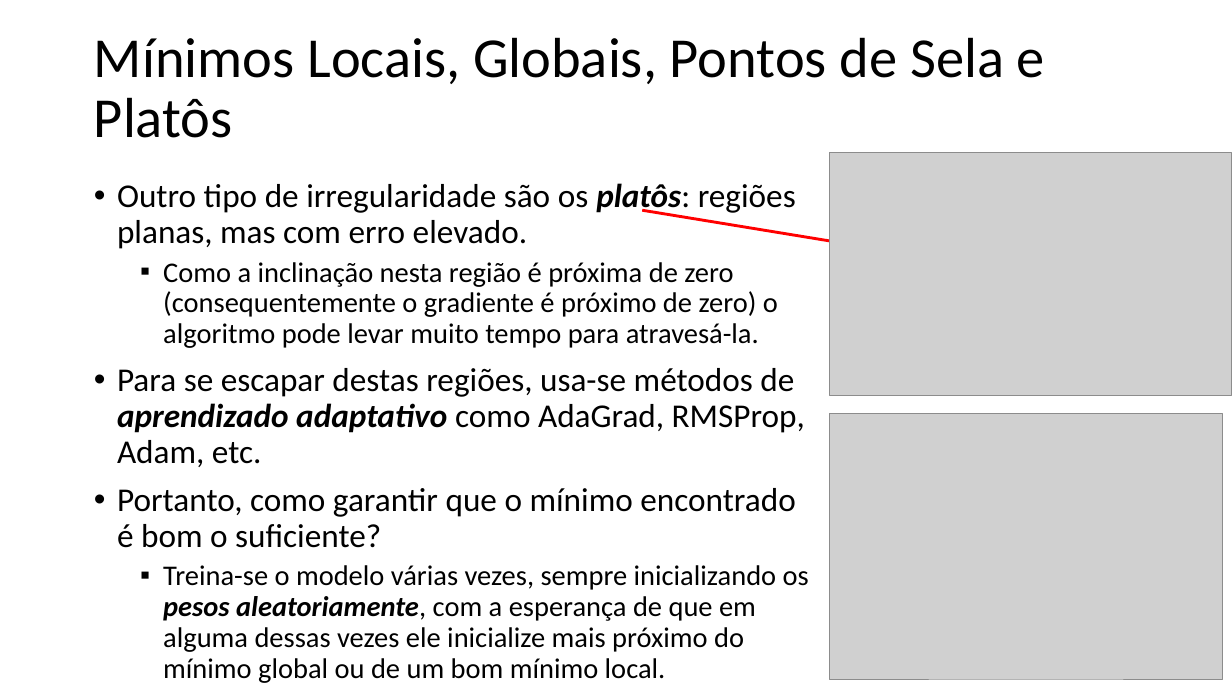
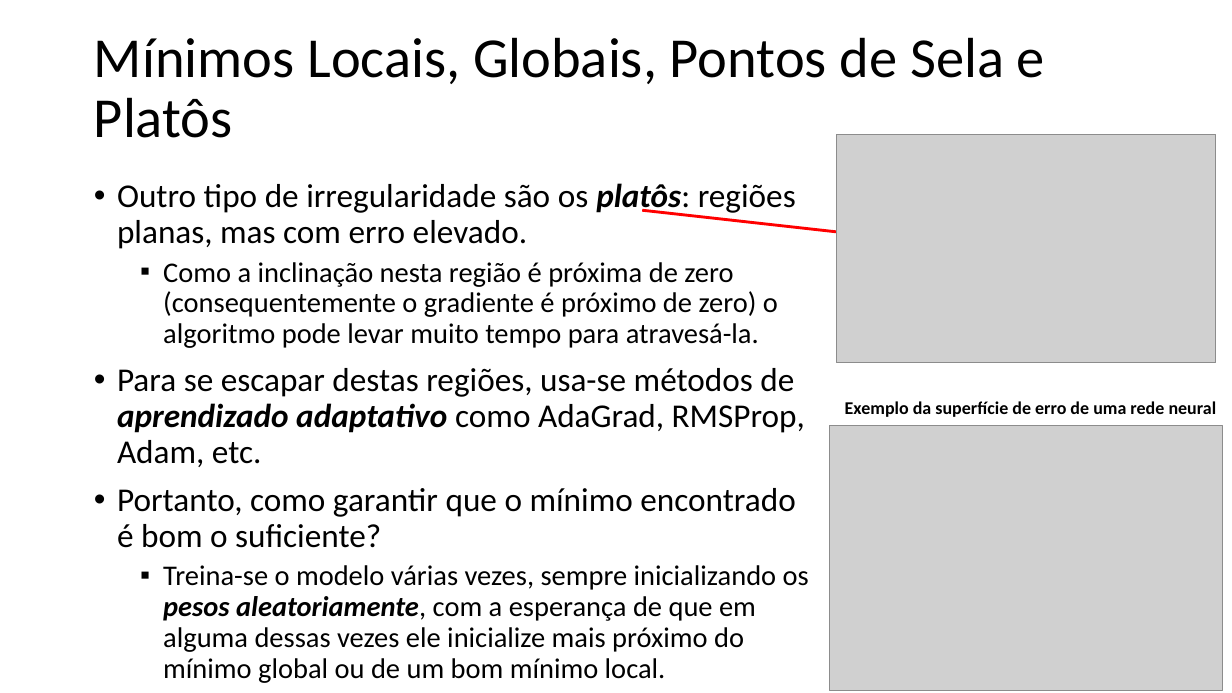
Before and after one commit to zz4fap/t320_aprendizado_de_maquina, a slide deck: slide 9 of slides/T320_Redes_Neurais_Artificiais (Parte III).pptx. Drawn at 1232x693 pixels with LibreOffice and Linux fonts; fonts in the diff are those of the drawing; grey boxes stand for pictures. Boxes give left, top, right and bottom in pixels: in the first picture for what was removed or moved away, otherwise in the second. Text is boxed around its words. In the diff, an @@ line names an element or a change of style, - is before the commit and + after.

```diff
--- a/slides/T320_Redes_Neurais_Artificiais (Parte III).pptx
+++ b/slides/T320_Redes_Neurais_Artificiais (Parte III).pptx
@@ picture: place and size @@
-picture at [830,152,1232,395]
+picture at [836,134,1216,363]
@@ arrow moved from (642, 211) - (1110, 287) to (642, 211) - (1104, 262) @@
@@ text added at [845,401,1217,417], 14 pt, text #000000, bold @@
+Exemplo da superfície de erro de uma rede neural
@@ picture: place and size @@
-picture at [830,414,1223,679]
+picture at [830,425,1223,690]
```
Also in this commit, not shown: 3 other slides changed, 3 other files.
